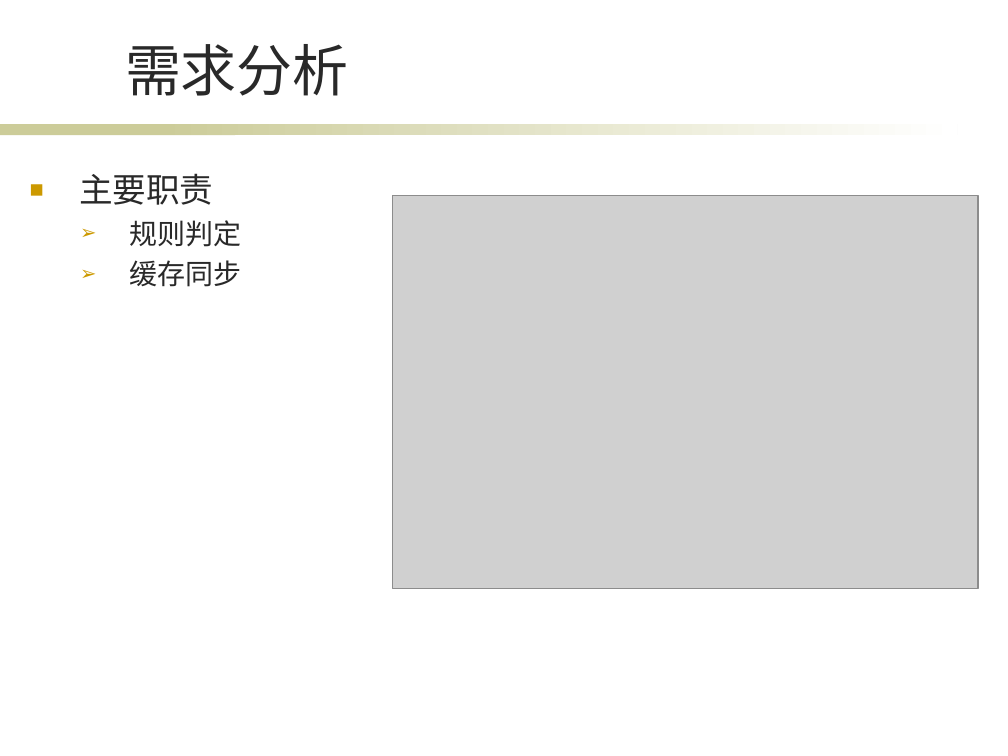
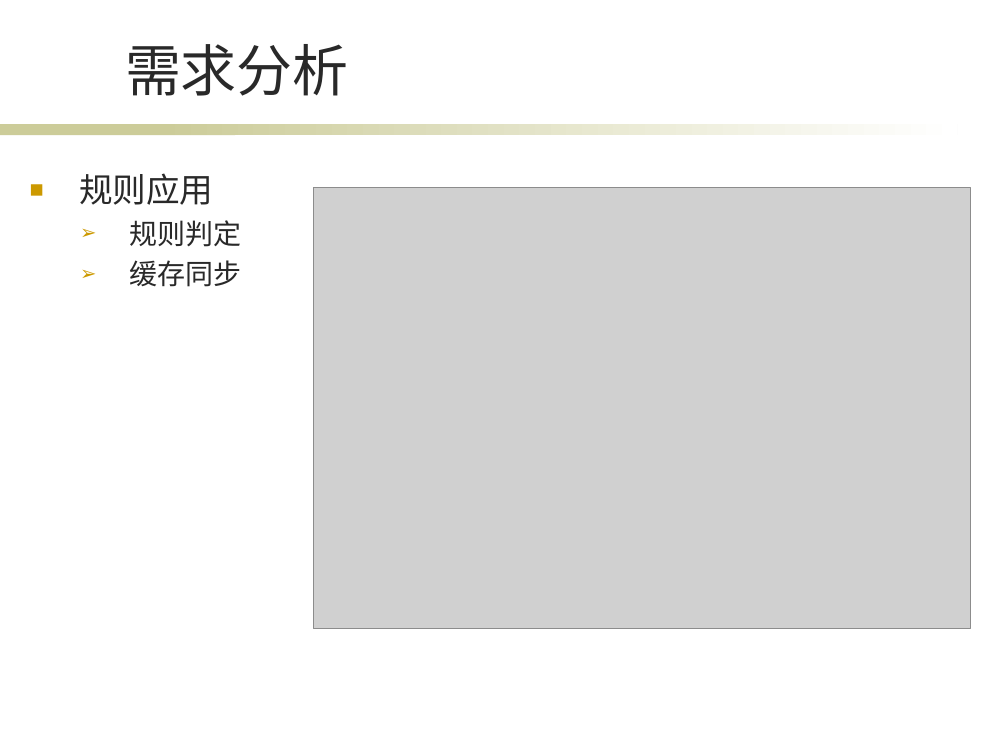
Before and after one commit to Jinsiye/thesis, a slide deck: slide 10 of 金思晔.ppt (slide 9 before the commit). Drawn at 1008x756 pixels with LibreOffice and Linux fonts; fonts in the diff are those of the drawing; grey boxes stand for pictures; background and template pictures are left out. Boxes give left, top, right and bottom in pixels: in the first picture for what was removed or moved away, otherwise in the second. Text is boxed around its words. In the diff, an @@ line names an element or a change of style, - is before the commit and + after.

```diff
--- a/金思晔.ppt
+++ b/金思晔.ppt
@@ text at bbox=[79, 173, 213, 205]: text changed @@
-■ 主要职责
+■ 规则应用
@@ picture: place and size @@
-picture at bbox=[393, 196, 979, 589]
+picture at bbox=[313, 187, 971, 629]
```
Also in this commit, not shown: 4 other slides changed, 1 slide added, 3 other files.
